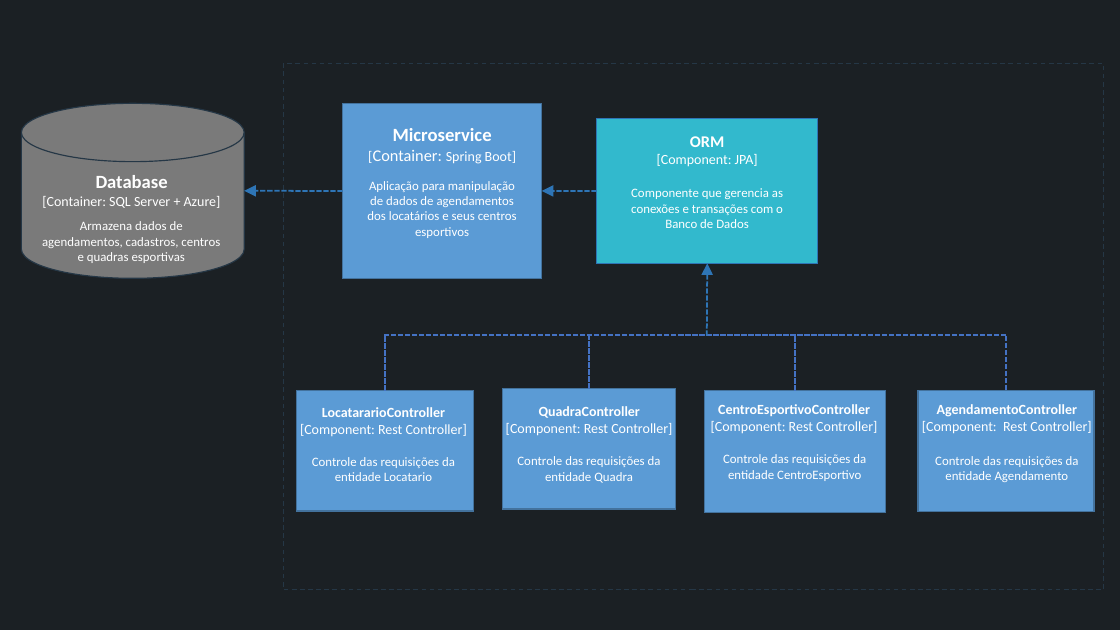
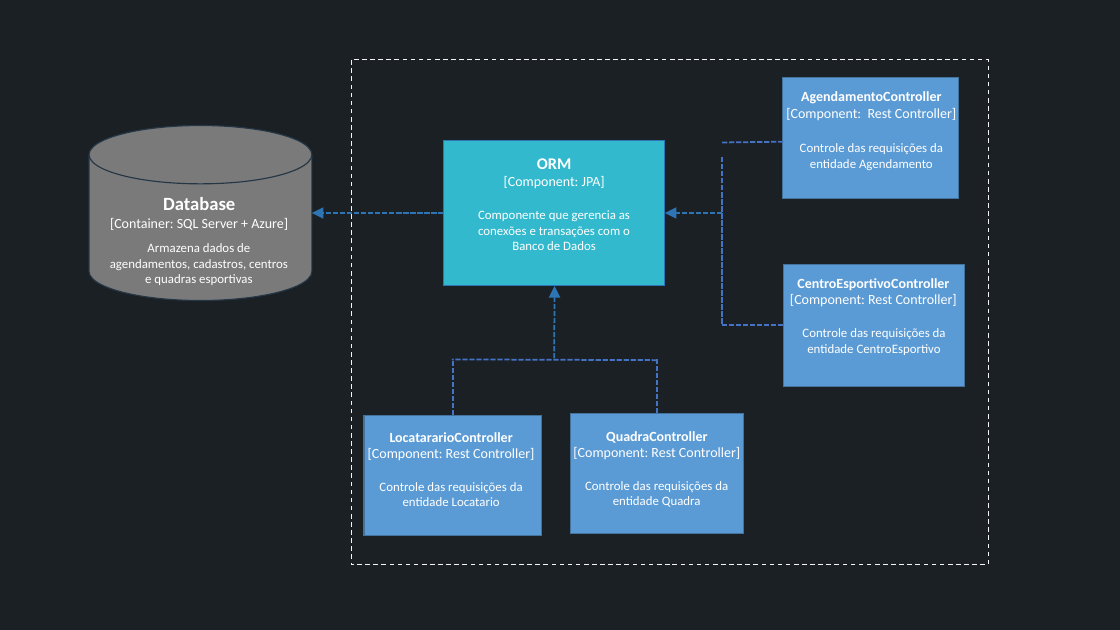
Before and after one commit to Biellferraz/Resenha, a slide deck: slide 2 of documentacao/desenho-de-solução/Solucao_do_Projeto_com_Containers_componentes.pptx. Drawn at 1120x630 pixels with LibreOffice and Linux fonts; fonts in the diff are those of the drawing. Boxes give left, top, right and bottom in pixels: in the first picture for what was removed or moved away, otherwise in the second. Text is boxed around its words. In the diff, an @@ line names an element or a change of style, - is before the commit and + after.

Commit message:
[Feat.] Adiciona lógica de recuperação da quadra + desenho de solução com containers

```diff
--- a/documentacao/desenho-de-solução/Solucao_do_Projeto_com_Containers_componentes.pptx
+++ b/documentacao/desenho-de-solução/Solucao_do_Projeto_com_Containers_componentes.pptx
@@ rectangle resized from (x1=283, y1=64, x2=1104, y2=590) to (x1=351, y1=60, x2=988, y2=565) @@
@@ rectangle at (x1=351, y1=60, x2=988, y2=565): outline #253746 1 pt dashed to #F5F5F5 1 pt dashed @@
@@ 2 texts, 1 rectangle moved together from (x1=918, y1=391, x2=1095, y2=512) to (x1=783, y1=77, x2=960, y2=198) @@
@@ rectangle removed at (x1=343, y1=103, x2=542, y2=278) @@
@@ cylinder moved from (x1=21, y1=103, x2=244, y2=278) to (x1=89, y1=125, x2=312, y2=300) @@
@@ text removed at (x1=373, y1=128, x2=516, y2=164) @@
-Microservice
-[Container: Spring Boot]
@@ rectangle moved from (x1=597, y1=118, x2=818, y2=263) to (x1=444, y1=140, x2=665, y2=285) @@
@@ line added from (723, 143) to (784, 142), #4472C4 1.5 pt dashed @@
@@ text "ORM" moved from (x1=657, y1=136, x2=758, y2=167) to (x1=504, y1=158, x2=605, y2=189) @@
@@ line added from (722, 323) to (722, 157), #4472C4 1.5 pt dashed @@
@@ text "Database" moved from (x1=42, y1=175, x2=221, y2=208) to (x1=110, y1=197, x2=288, y2=230) @@
@@ text removed at (x1=367, y1=181, x2=517, y2=238) @@
-Aplicação para manipulação de dados de agendamentos dos locatários e seus centros esportivos
@@ text "Componente que gerencia as conexões ..." moved from (x1=631, y1=188, x2=783, y2=228) to (x1=478, y1=210, x2=630, y2=250) @@
@@ arrow moved from (343, 191) - (245, 191) to (444, 213) - (312, 213) @@
@@ arrow moved from (597, 191) - (542, 191) to (722, 213) - (665, 213) @@
@@ 2 texts, 1 rectangle moved together from (x1=705, y1=391, x2=886, y2=513) to (x1=784, y1=265, x2=965, y2=386) @@
@@ arrow moved from (707, 336) - (707, 264) to (555, 359) - (555, 286) @@
@@ line moved from (1007, 335) - (384, 335) to (722, 325) - (784, 325) @@
@@ line removed from (795, 391) to (795, 335) @@
@@ line removed from (1007, 391) to (1007, 336) @@
@@ line added from (657, 360) to (452, 360), #4472C4 1.5 pt dashed @@
@@ 3 texts, 2 lines, 1 rectangle moved together from (x1=42, y1=221, x2=676, y2=509) to (x1=110, y1=243, x2=744, y2=534) @@
@@ 2 texts, 1 rectangle moved together from (x1=297, y1=391, x2=672, y2=511) to (x1=364, y1=415, x2=740, y2=535) @@
```
Also in this commit, not shown: 1 other slide changed, 3 other files.
